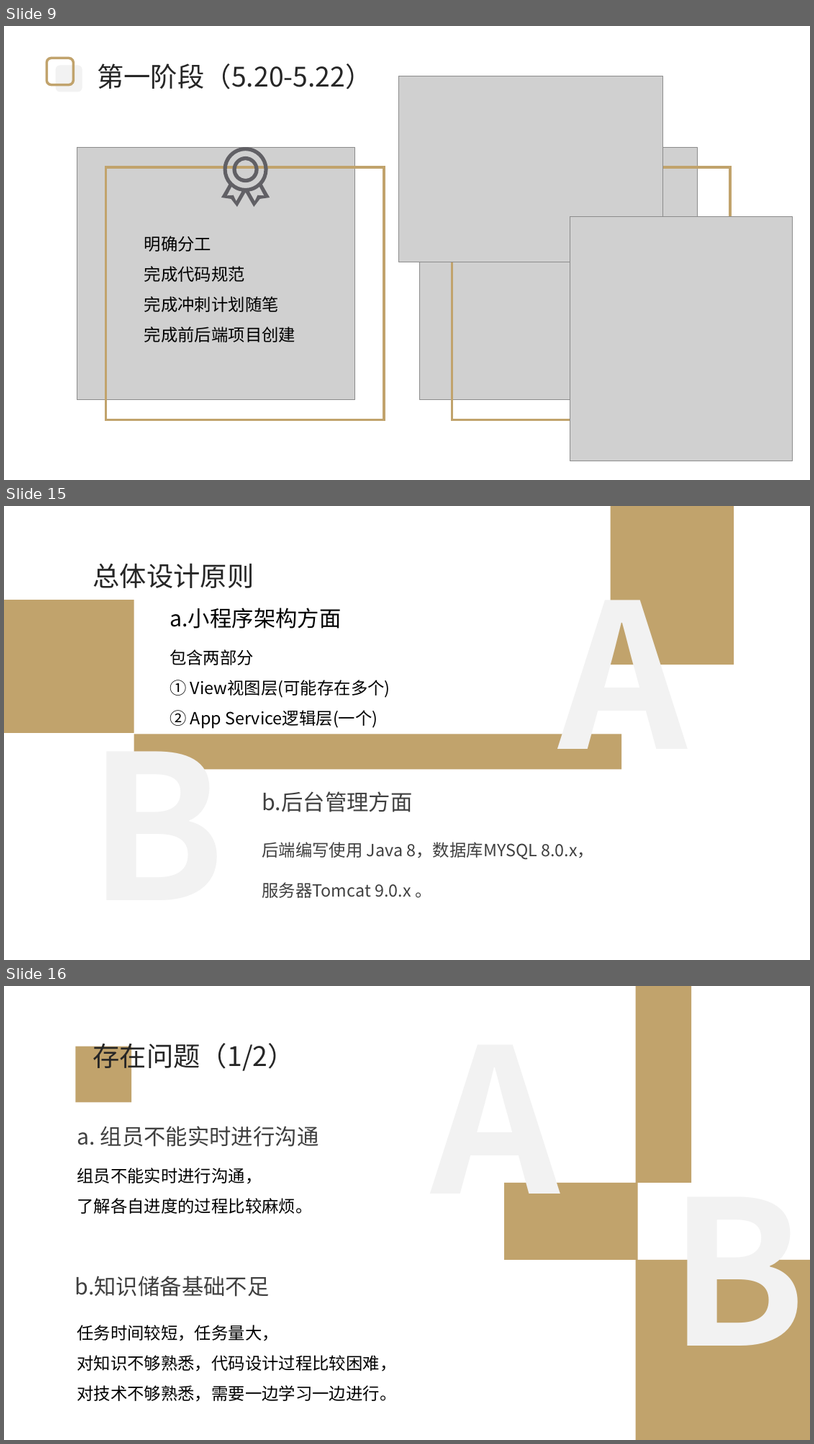
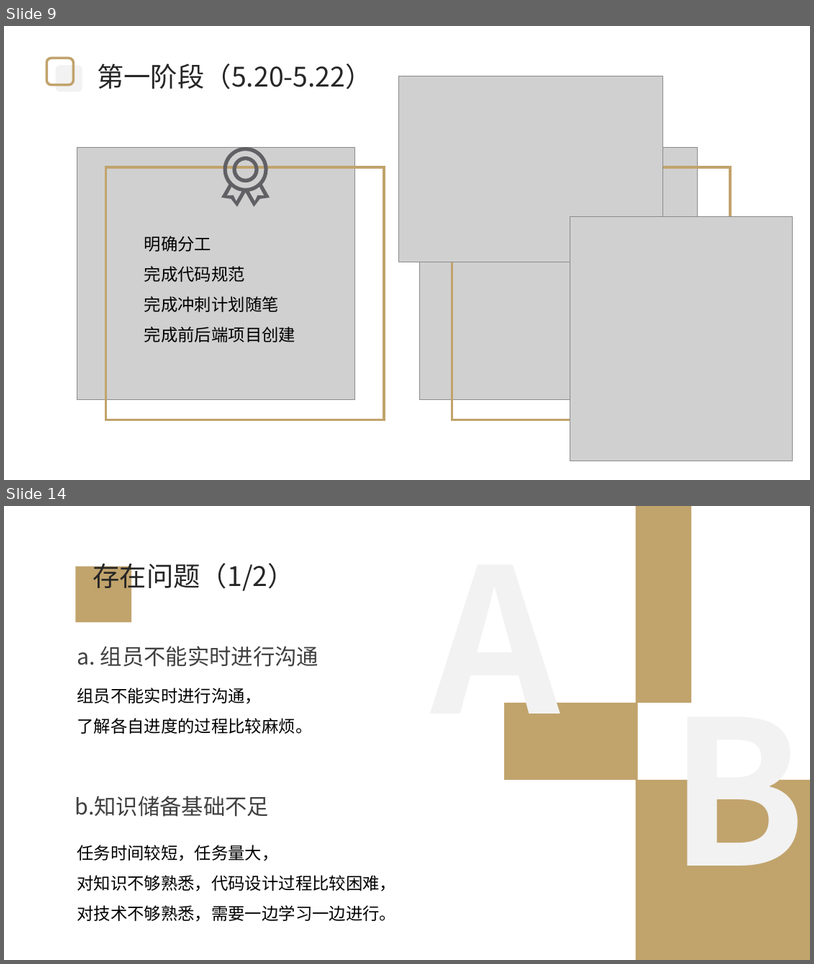
Before and after one commit to 2021FYWZ/wind, a slide deck: doc/项目答辩.pptx. Shown one above the other, each under a label of ours: slides 9, 15 and 16 before the commit, slides 9 and 14 after it; the slides between them are not shown. The pictures are 814x1444 and 814x964 pixels, drawn with LibreOffice and Linux fonts; fonts in the diff are those of the drawing; grey boxes stand for pictures; background and template pictures are left out. Boxes give left, top, right and bottom in pixels: in the first picture for what was removed or moved away, otherwise in the second. Text is boxed around its words. In the diff, an @@ line names an element or a change of style, - is before the commit and + after.

```diff
--- a/doc/项目答辩.pptx
+++ b/doc/项目答辩.pptx
@@ slide 15 removed at (4, 506, 810, 960), background picture (left out) @@
@@ rectangle removed at (611, 506, 734, 664) @@
@@ text removed at (559, 545, 688, 769) @@
-A
@@ text removed at (93, 563, 254, 588) @@
-总体设计原则
@@ rectangle removed at (4, 600, 134, 733) @@
@@ text removed at (170, 608, 341, 628) @@
-a.小程序架构方面
@@ text removed at (170, 649, 391, 728) @@
-包含两部分
-① View视图层(可能存在多个)
-② App Service逻辑层(一个)
@@ text removed at (89, 696, 226, 770) @@
-B
@@ rectangle removed at (134, 734, 622, 769) @@
@@ text removed at (262, 791, 413, 812) @@
-b.后台管理方面
@@ text removed at (262, 842, 594, 898) @@
-后端编写使用 Java 8，数据库MYSQL 8.0.x，
-服务器Tomcat 9.0.x 。
@@ what was slide 16 is now slide 14 @@
```
Also in this commit, not shown: 10 slides changed, 1 other slide removed.
